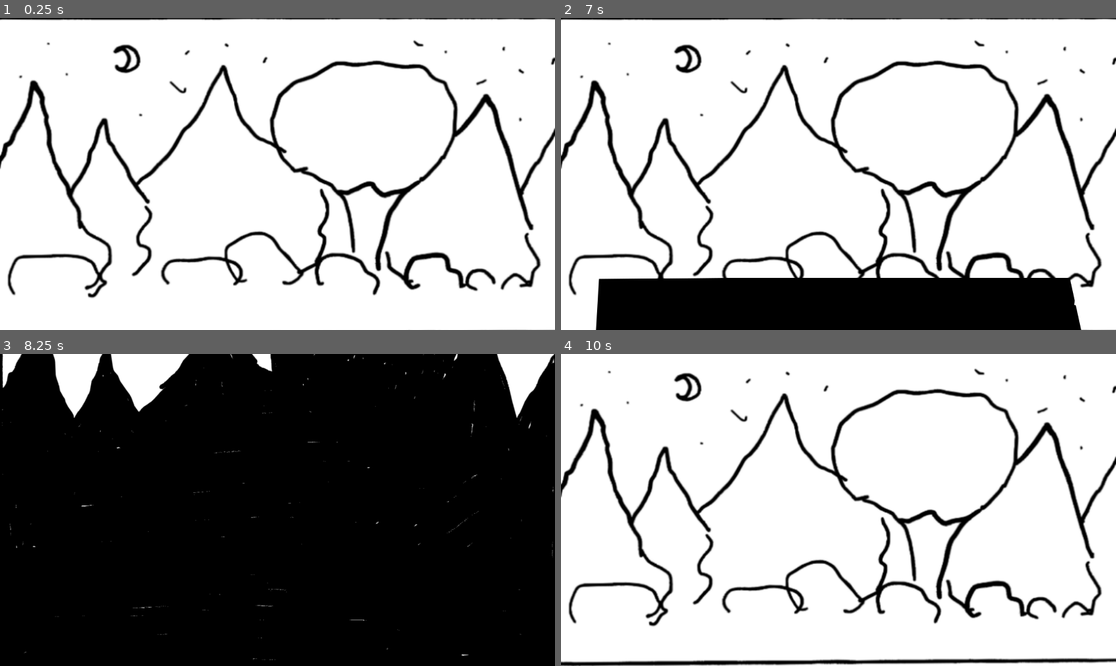
Above: before the commit, frames 1-4 (two rows, left to right).
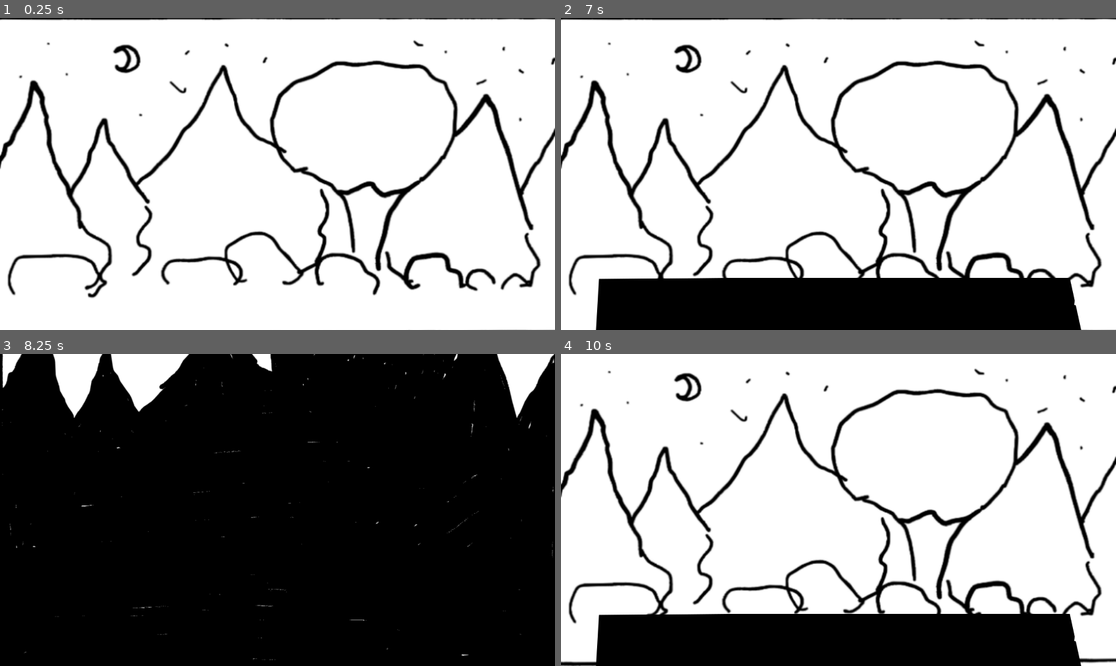
Above: after the commit, the same moments.

Repository: serrureriehurluberlesque/GGJ2026
Game: Godot game, scene res://scenes/main/main.tscn
The game is run twice, just before and just after one commit, with the same random seed, the same clock (stepped at 60 frames per second) and the same inputs. The engine's default icon, where the game draws it, is replaced by a stand-in: a white triangle on a blue panel in a dark square.
Inputs (mouse positions are in pixels of both pictures, inside the frame that each line leads up to):
- Up to frame 1 (0.25 s): no input
- Up to frame 2 (7 s): tap Enter at 0.5, 3.5 s; move the mouse to (960, 158) at 0.52 s; hold Up (ui_up) 0.53-1.28 s; hold E (activate) 0.53-1.28 s; click (960, 158) at 0.8 s; tap Space at 1.25, 5 s; move the mouse to (727, 189) at 1.27 s; hold Down (ui_down) 1.28-2.03 s; click (727, 189) at 1.35 s; tap E (activate) every 1.5 s from 1.55 to 6.05 s; move the mouse to (699, 164) at 2.02 s; hold E (activate) 2.03-2.78 s; hold Up (ui_up) 2.03-3.53 s; click (699, 164) at 2.3 s; move the mouse to (810, 236) at 2.77 s; click (810, 236) at 2.85 s; move the mouse to (1005, 220) at 3.52 s; hold E (activate) 3.53-4.28 s; hold Down (ui_down) 3.53-5.78 s; click (1005, 220) at 3.8 s; move the mouse to (794, 161) at 4.27 s; click (794, 161) at 4.35 s; move the mouse to (888, 167) at 5.02 s; hold E (activate) 5.03-5.78 s; click (888, 167) at 5.3 s; move the mouse to (755, 96) at 5.77 s; hold Up (ui_up) from 5.78 s (still down); click (755, 96) at 5.85 s; move the mouse to (960, 158) at 6.52 s; hold E (activate) from 6.53 s (still down); click (960, 158) at 6.8 s
- Up to frame 3 (8.25 s): move the mouse to (166, 525) at 7.27 s; release E (activate) at 7.28 s; click (166, 525) at 7.35 s; tap E (activate) at 7.55 s; tap Enter at 8 s; move the mouse to (333, 441) at 8.02 s; release Up (ui_up) at 8.03 s; hold Down (ui_down) from 8.03 s (still down); hold E (activate) from 8.03 s (still down)
- Up to frame 4 (10 s): click (894, 441) at 8.3 s; move the mouse to (810, 572) at 8.77 s; release E (activate) at 8.78 s; click (810, 572) at 8.85 s; tap E (activate) at 9.05 s; tap Space at 9.5 s; move the mouse to (1005, 556) at 9.52 s; release Down (ui_down) at 9.53 s; hold Up (ui_up) from 9.53 s (still down); hold E (activate) from 9.53 s (still down); click (1005, 556) at 9.8 s

Frames 1-3 are identical in both runs. In frame 4, 14% of the frame differs, in the area x 6-94%, y 83-100%.
Error after the commit: Invalid assignment of property or key 'update_knsea' with value of type 'bool' on a base object of type 'Node2D (Monsters)'. (res://scenes/main/main.gd:33)

Commit message:
integration monsters

Diff:
--- a/ggj2026/scenes/main/main.gd
+++ b/ggj2026/scenes/main/main.gd
@@ -1,7 +1,5 @@
 extends Node
 
-signal switch_light(on)
-signal remove_mask(type)
 
 # TODO: less hard-coded ?
 var 	WIDTH = 1920
@@ -32,11 +30,13 @@
 			# Switch light
 			light_on = !light_on
 			%bg_off.visible = !light_on
-			switch_light.emit(light_on)
+			$Monsters.update_knsea = light_on
 
 	if mask_on and event.is_action_pressed("click"):
 		$AnimationPlayer.play("mask_off")
 		find_child("mask_%s" % mask_on).remove()
+		$Monsters.update_masks(0)
+		$Monsters.update_knsea = true
 		mask_on = null
 
 func camera_trans(new_pos):
@@ -45,3 +45,5 @@
 func _on_mask_on(type: String) -> void:
 	$AnimationPlayer.play("mask_on")
 	mask_on = type
+	$Monsters.update_masks(int(type))
+	$Monsters.update_knsea = false
--- a/ggj2026/scenes/main/main.tscn
+++ b/ggj2026/scenes/main/main.tscn
@@ -5,6 +5,7 @@
 [ext_resource type="Texture2D" uid="uid://dn8e5jau1getn" path="res://scenes/main/assets/background_nolight.png" id="2_k2fmo"]
 [ext_resource type="Texture2D" uid="uid://chbpq1sg7aph1" path="res://scenes/main/assets/mask_on.png" id="5_6q06x"]
 [ext_resource type="PackedScene" uid="uid://cbqanbli3on4a" path="res://scenes/main/mask.tscn" id="5_yyfjg"]
+[ext_resource type="PackedScene" uid="uid://dxdc0a75fejsx" path="res://scenes/monsters/monsters.tscn" id="6_ow5a4"]
 
 [sub_resource type="Animation" id="Animation_6q06x"]
 length = 0.001
@@ -100,6 +101,8 @@
 [node name="AnimationPlayer" type="AnimationPlayer" parent="." unique_id=122311836]
 libraries/ = SubResource("AnimationLibrary_hujxm")
 
+[node name="Monsters" parent="." unique_id=1929812014 instance=ExtResource("6_ow5a4")]
+
 [connection signal="mask_on" from="mask_3" to="." method="_on_mask_on"]
 [connection signal="mask_on" from="mask_2" to="." method="_on_mask_on"]
 [connection signal="mask_on" from="mask_1" to="." method="_on_mask_on"]
